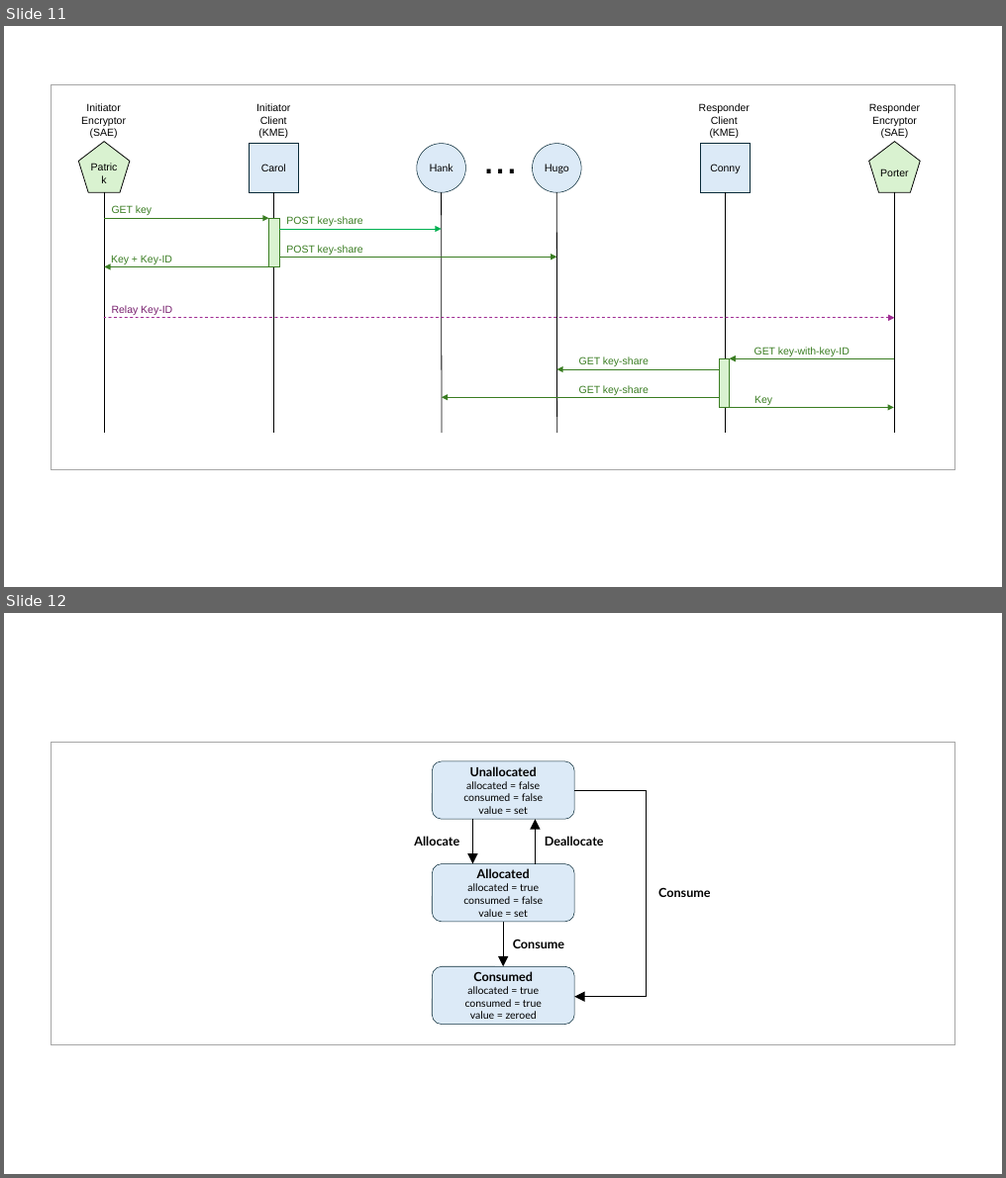
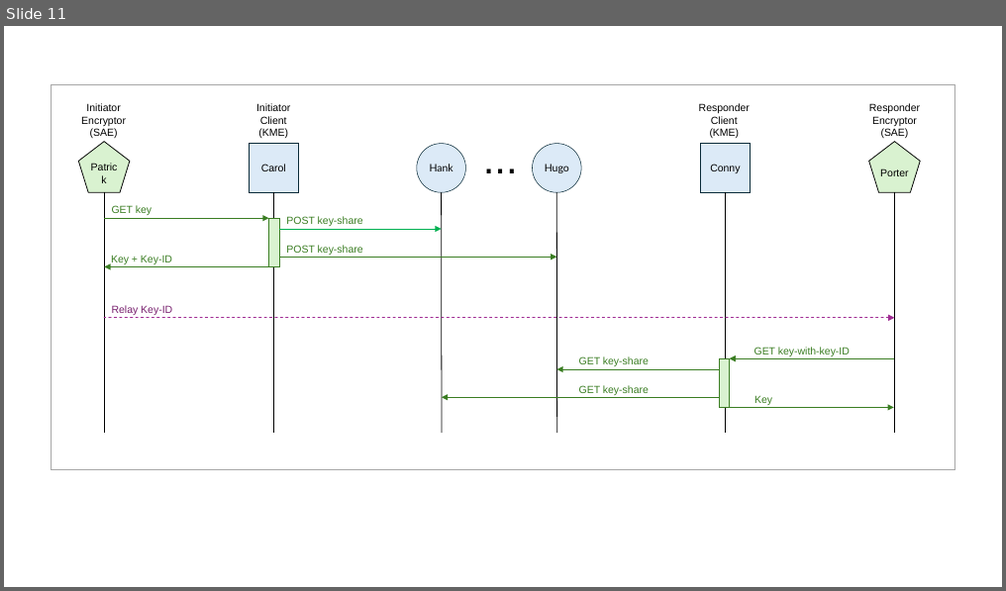
Before and after one commit to brunorijsman/dske-python, a slide deck: docs/figures/figures.pptx. Shown one above the other, each under a label of ours: slides 11 and 12 before the commit, slide 11 after it. The pictures are 1006x1178 and 1006x591 pixels, drawn with LibreOffice and Linux fonts; fonts in the diff are those of the drawing. Boxes give left, top, right and bottom in pixels: in the first picture for what was removed or moved away, otherwise in the second. Text is boxed around its words. In the diff, an @@ line names an element or a change of style, - is before the commit and + after.

```diff
--- a/docs/figures/figures.pptx
+++ b/docs/figures/figures.pptx
@@ slide 12 removed at [4, 613, 1002, 1174], background #FFFFFF @@
@@ rectangle removed at [52, 742, 955, 1046] @@
@@ rounded rectangle removed at [433, 761, 574, 819] @@
-Unallocated
-allocated = false
-consumed = false
-value = set
@@ line removed from (647, 790) to (574, 790) @@
@@ line removed from (618, 790) to (574, 790) @@
@@ line removed from (647, 790) to (647, 997) @@
@@ arrow removed from (472, 819) to (472, 863) @@
@@ arrow removed from (536, 863) to (536, 819) @@
@@ text removed at [414, 836, 459, 846] @@
-Allocate
@@ text removed at [545, 836, 604, 846] @@
-Deallocate
@@ rounded rectangle removed at [433, 863, 574, 922] @@
-Allocated
-allocated = true
-consumed = false
-value = set
@@ text removed at [658, 888, 710, 897] @@
-Consume
@@ arrow removed from (503, 922) to (503, 967) @@
@@ text removed at [513, 939, 564, 949] @@
-Consume
@@ rounded rectangle removed at [433, 967, 574, 1025] @@
-Consumed
-allocated = true
-consumed = true
-value = zeroed
@@ arrow removed from (647, 997) to (574, 997) @@
```
Also in this commit, not shown: 1 slide changed, 1 other slide removed, 19 other files.
